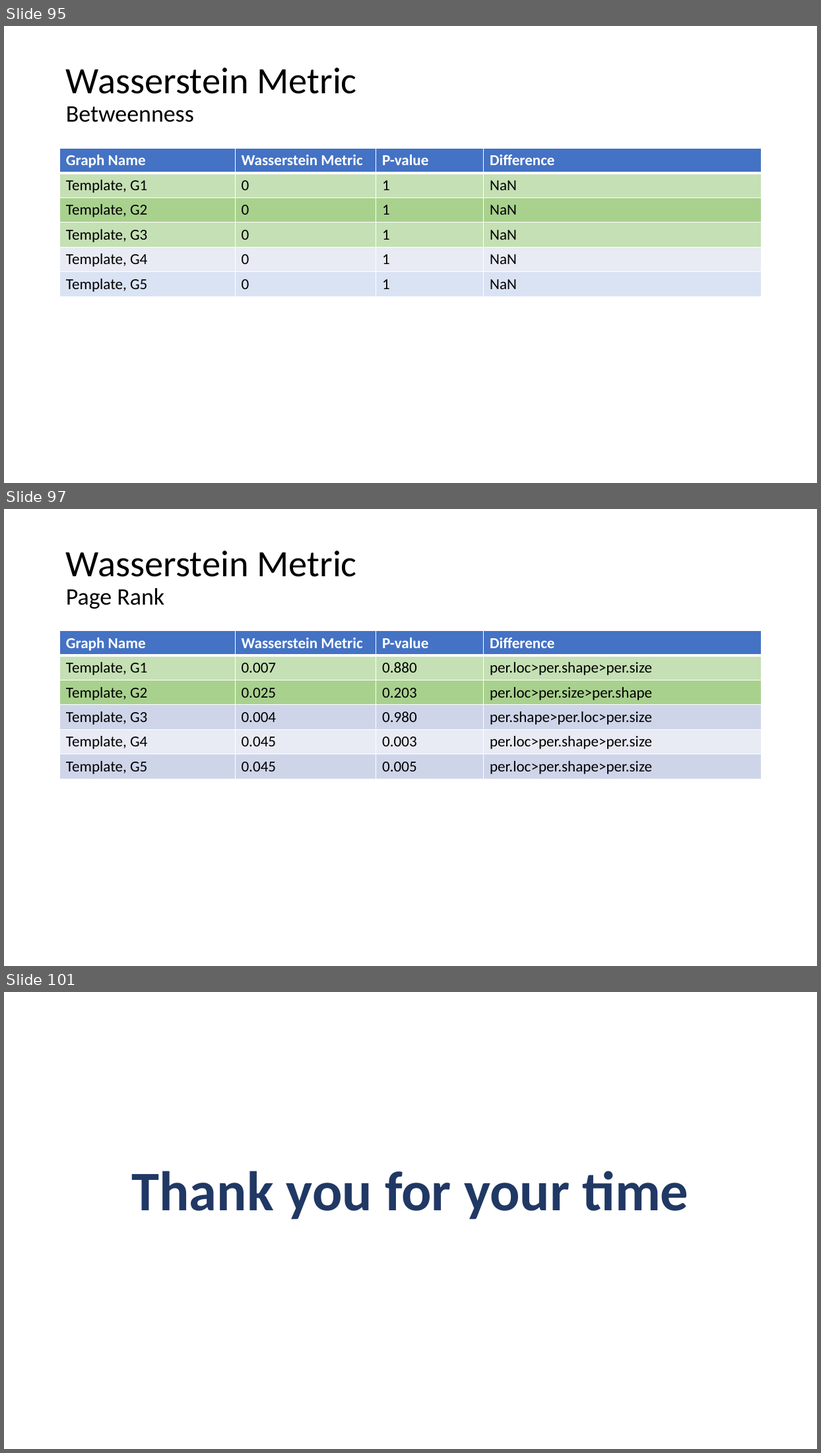
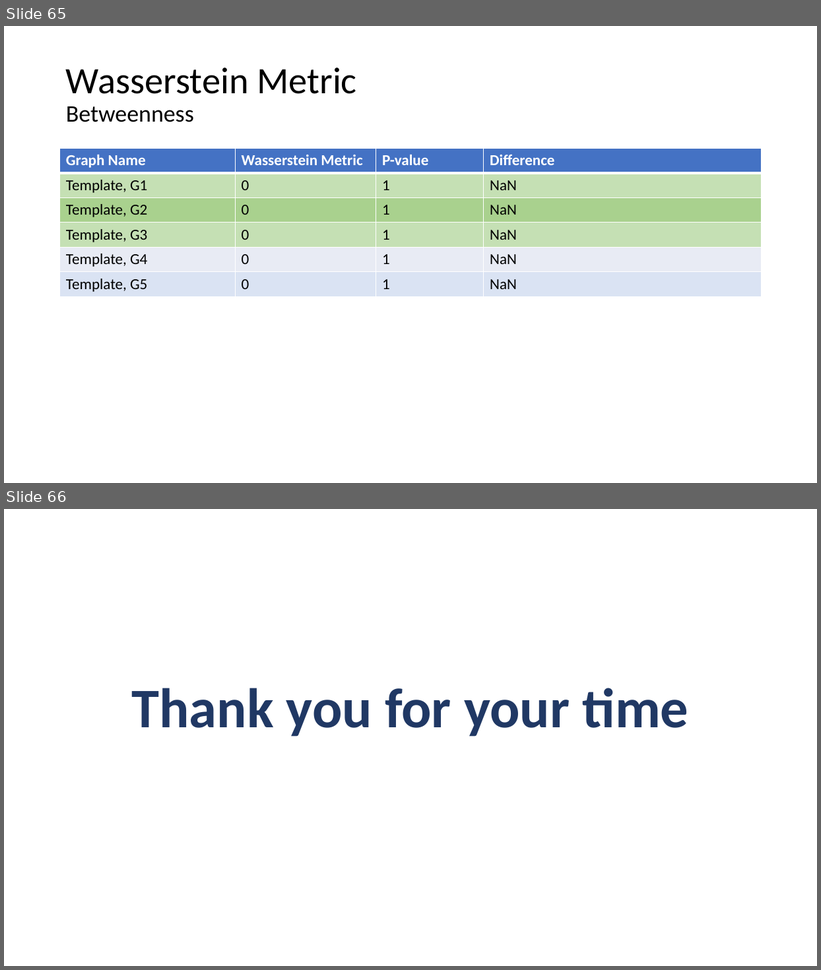
Before and after one commit to AtrayeeNeog/Visualization_2019-20, a slide deck: Documentation/Presentation/Project_Presentation_v3.pptx. Shown one above the other, each under a label of ours: slides 95, 97 and 101 before the commit, slides 65 and 66 after it; the slides between them are not shown. The pictures are 821x1453 and 821x970 pixels, drawn with LibreOffice and Linux fonts; fonts in the diff are those of the drawing. Boxes give left, top, right and bottom in pixels: in the first picture for what was removed or moved away, otherwise in the second. Text is boxed around its words. In the diff, an @@ line names an element or a change of style, - is before the commit and + after.

```diff
--- a/Documentation/Presentation/Project_Presentation_v3.pptx
+++ b/Documentation/Presentation/Project_Presentation_v3.pptx
@@ slide 97 removed at (4, 509, 817, 966), background #FFFFFF @@
@@ title removed at (66, 551, 356, 609) @@
-Wasserstein Metric
-Page Rank
@@ table removed at (60, 631, 762, 779), 6 rows, 4 columns @@
-Graph Name | Wasserstein Metric | P-value | Difference
-Template, G1 | 0.007 | 0.880 | per.loc>per.shape>per.size
-Template, G2 | 0.025 | 0.203 | per.loc>per.size>per.shape
-Template, G3 | 0.004 | 0.980 | per.shape>per.loc>per.size
-Template, G4 | 0.045 | 0.003 | per.loc>per.shape>per.size
-Template, G5 | 0.045 | 0.005 | per.loc>per.shape>per.size
@@ what was slide 95 is now slide 65 @@
@@ what was slide 101 is now slide 66 @@
```
Also in this commit, not shown: 7 slides added, 41 other slides removed, 2 other files.
